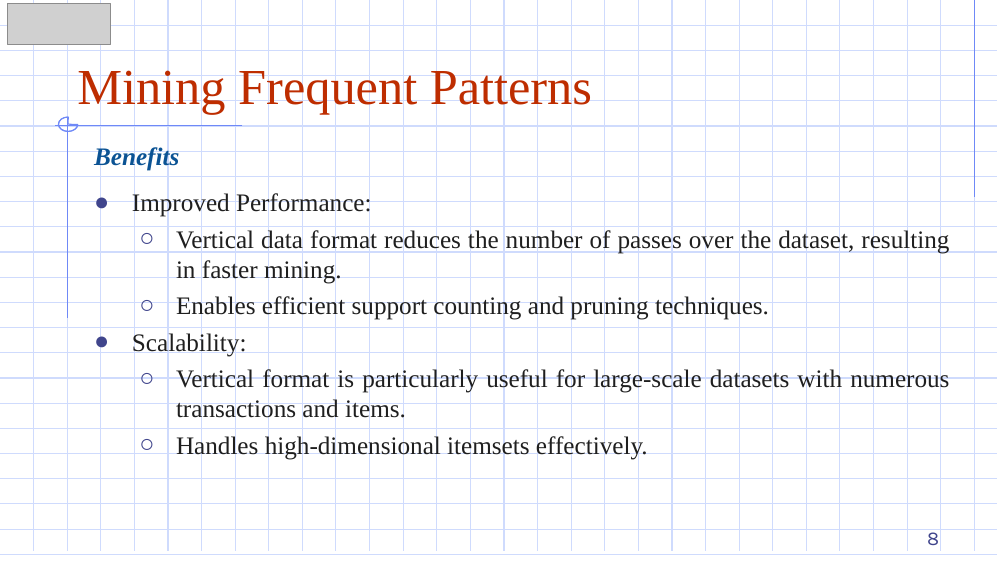
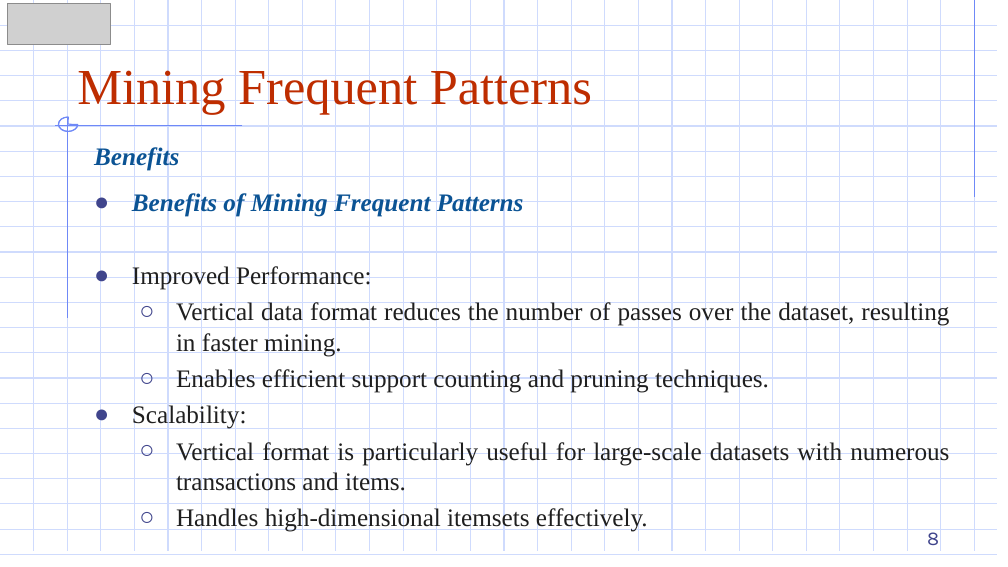
Before and after one commit to DazielNguyen/DBM302m, a slide deck: slide 8 of slides/Chapter 03/3.4 Mining Frequent Patterns by Exploring Vertical Data Format.pptx. Drawn at 1008x567 pixels with LibreOffice and Linux fonts; fonts in the diff are those of the drawing; grey boxes stand for pictures. Boxes give left, top, right and bottom in pixels: in the first picture for what was removed or moved away, otherwise in the second. Text is boxed around its words. In the diff, an @@ line names an element or a change of style, - is before the commit and + after.

```diff
--- a/slides/Chapter 03/3.4 Mining Frequent Patterns by Exploring Vertical Data Format.pptx
+++ b/slides/Chapter 03/3.4 Mining Frequent Patterns by Exploring Vertical Data Format.pptx
@@ text at [132, 191, 524, 217]: paragraph added @@
+● Benefits of Mining Frequent Patterns
```
Also in this commit, not shown: 2 other slides changed, 38 other files.
